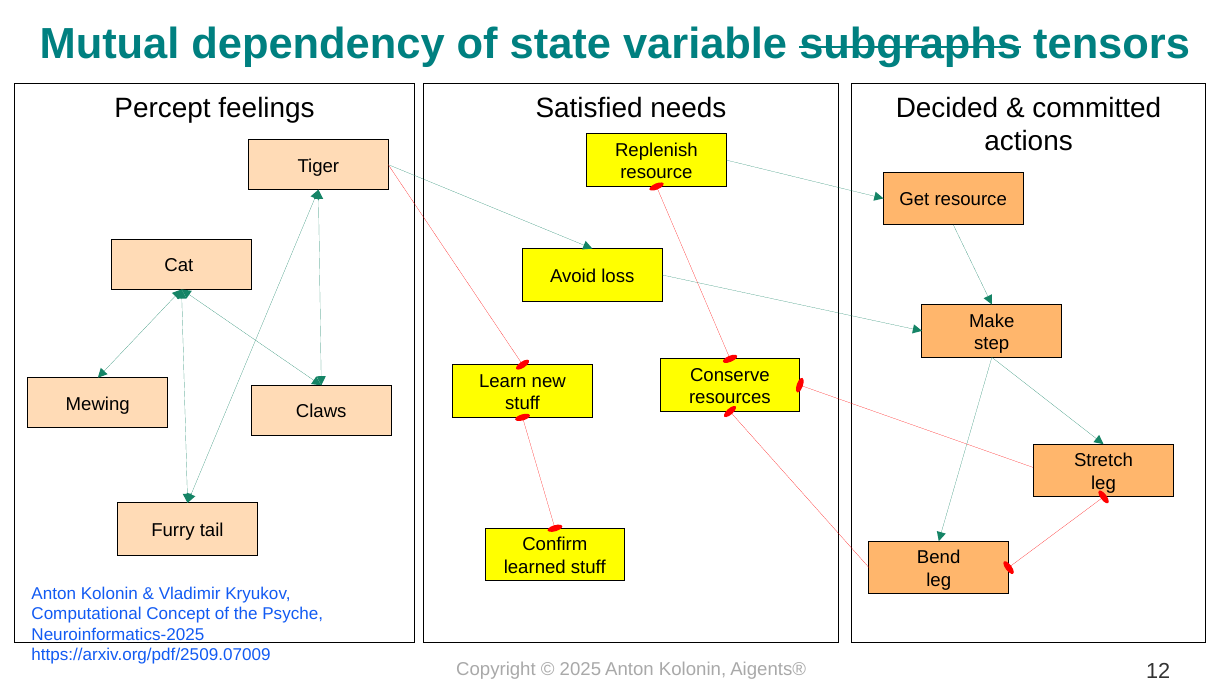
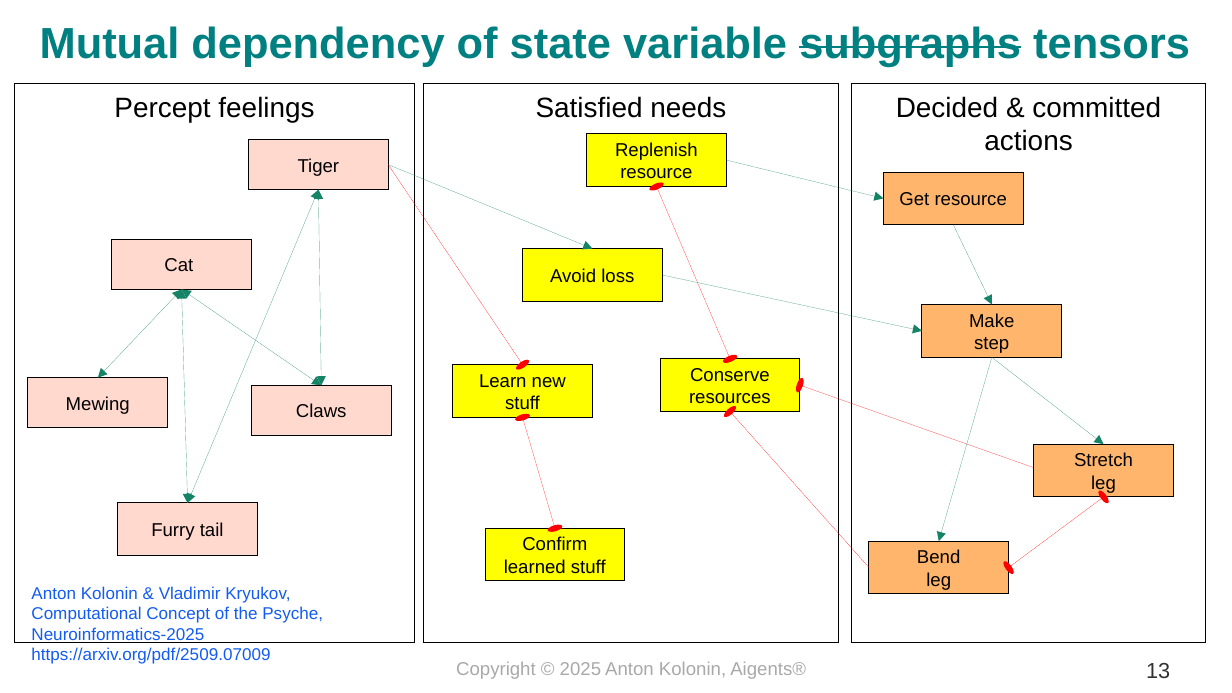
Before and after one commit to aigents/iai, a slide deck: slide 13 of docs/2025/psyche_model_kolonin_en.odp (slide 12 before the commit). Drawn at 1232x693 pixels with LibreOffice and Linux fonts; fonts in the diff are those of the drawing. Boxes give left, top, right and bottom in pixels: in the first picture for what was removed or moved away, otherwise in the second. Text is boxed around its words. In the diff, an @@ line names an element or a change of style, - is before the commit and + after.

```diff
--- a/docs/2025/psyche_model_kolonin_en.odp
+++ b/docs/2025/psyche_model_kolonin_en.odp
@@ fill #FFDBB6 to #FFD8CE in 5 elements at [112,239,252,290], [28,378,168,428], [117,503,257,556], [252,386,391,436], [248,140,388,190] @@
@@ page number at [1146,663,1170,678]: text changed @@
-12
+13
```
Also in this commit, not shown: 1 other slide changed, 2 slides added, 1 other file.
